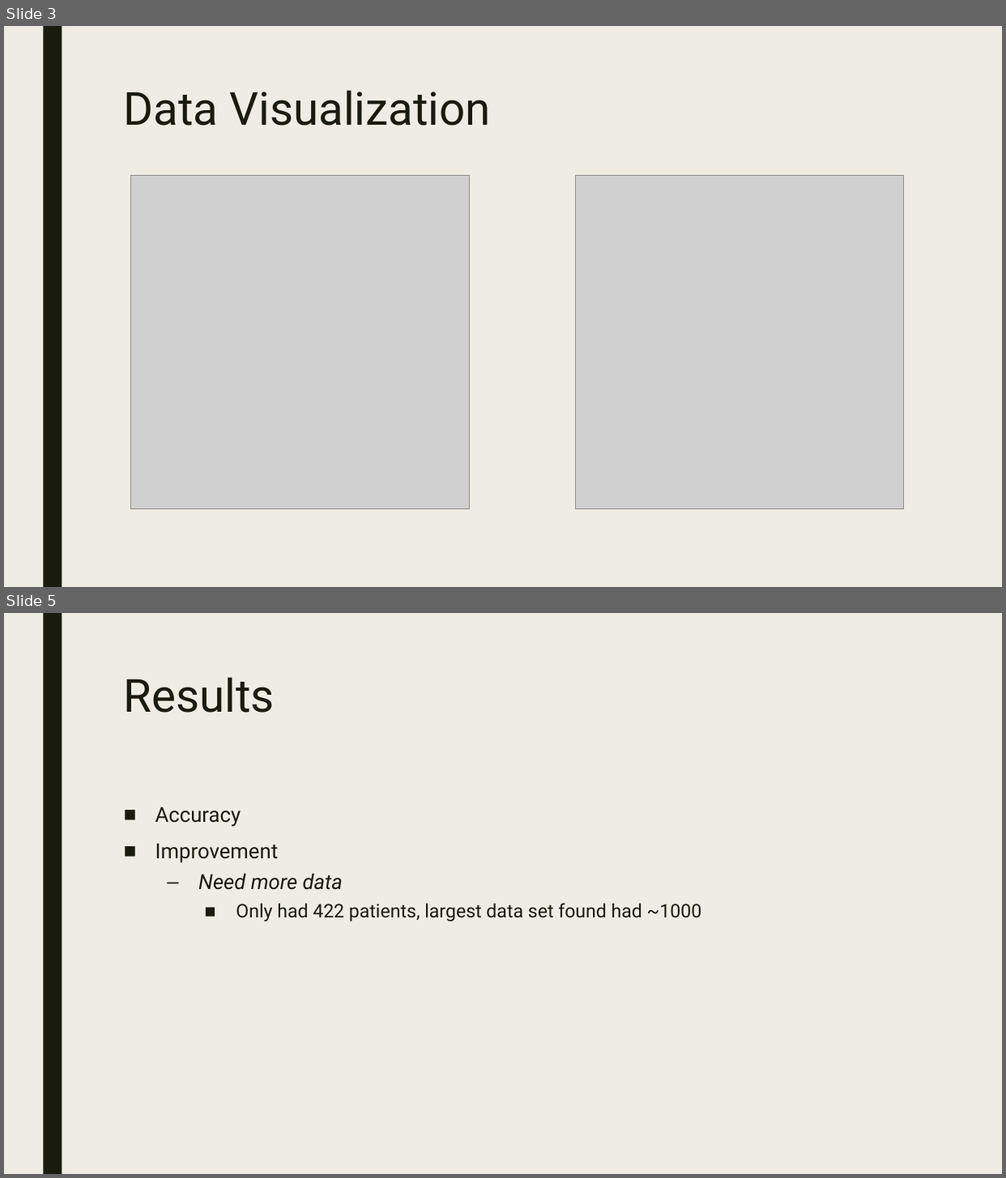
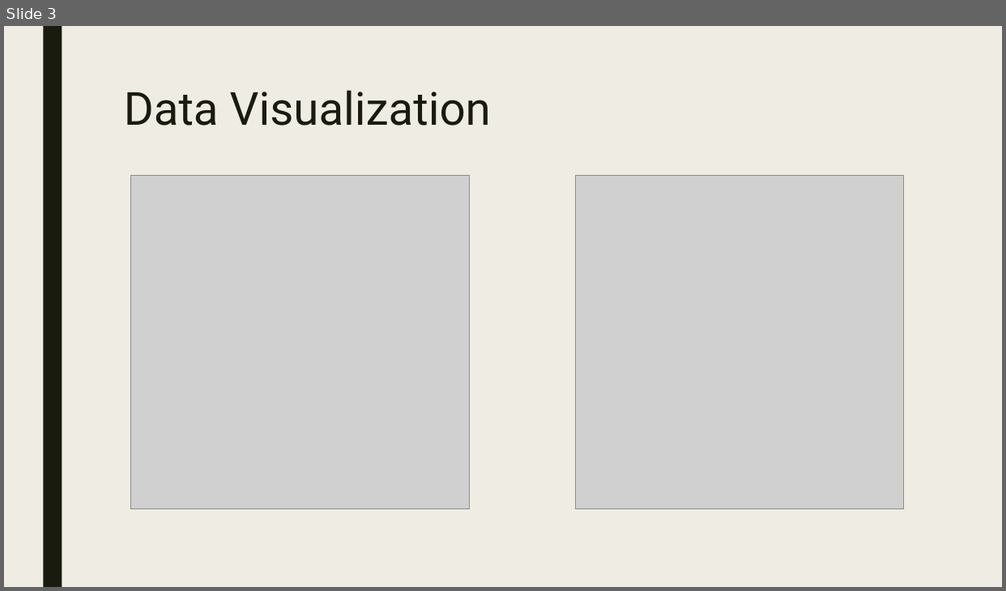
Before and after one commit to arhue1431/4563-Final-Proj, a slide deck: Final.pptx. Shown one above the other, each under a label of ours: slides 3 and 5 before the commit, slide 3 after it; the slides between them are not shown. The pictures are 1006x1178 and 1006x591 pixels, drawn with LibreOffice and Linux fonts; fonts in the diff are those of the drawing; grey boxes stand for pictures. Boxes give left, top, right and bottom in pixels: in the first picture for what was removed or moved away, otherwise in the second. Text is boxed around its words. In the diff, an @@ line names an element or a change of style, - is before the commit and + after.

Commit message:
Final Updates

```diff
--- a/Final.pptx
+++ b/Final.pptx
@@ slide 5 removed at box(4, 613, 1002, 1174), background #EFEDE3; not listed: 1 template element that a slide beside it also shows @@
@@ title removed at box(124, 677, 275, 713) @@
-Results
@@ text removed at box(155, 807, 702, 922) @@
-■ Accuracy
-■ Improvement
-  – Need more data
-    ■ Only had 422 patients, largest data set found had ~1000
```
Also in this commit, not shown: 1 slide changed.
